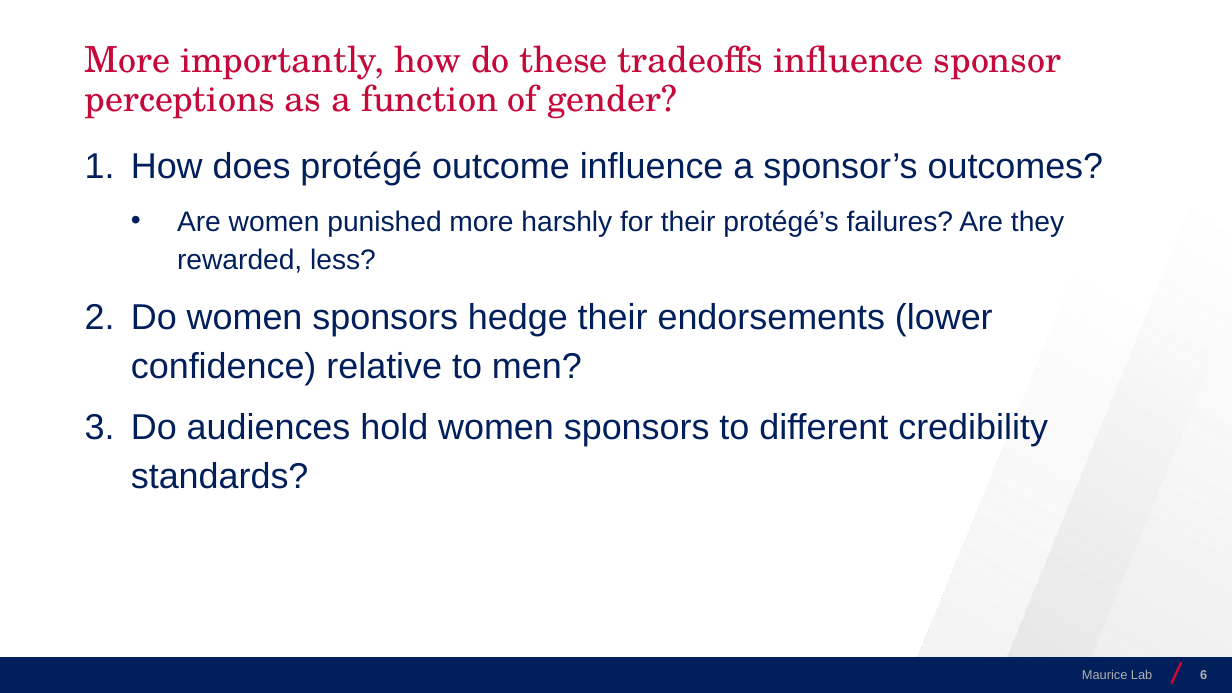
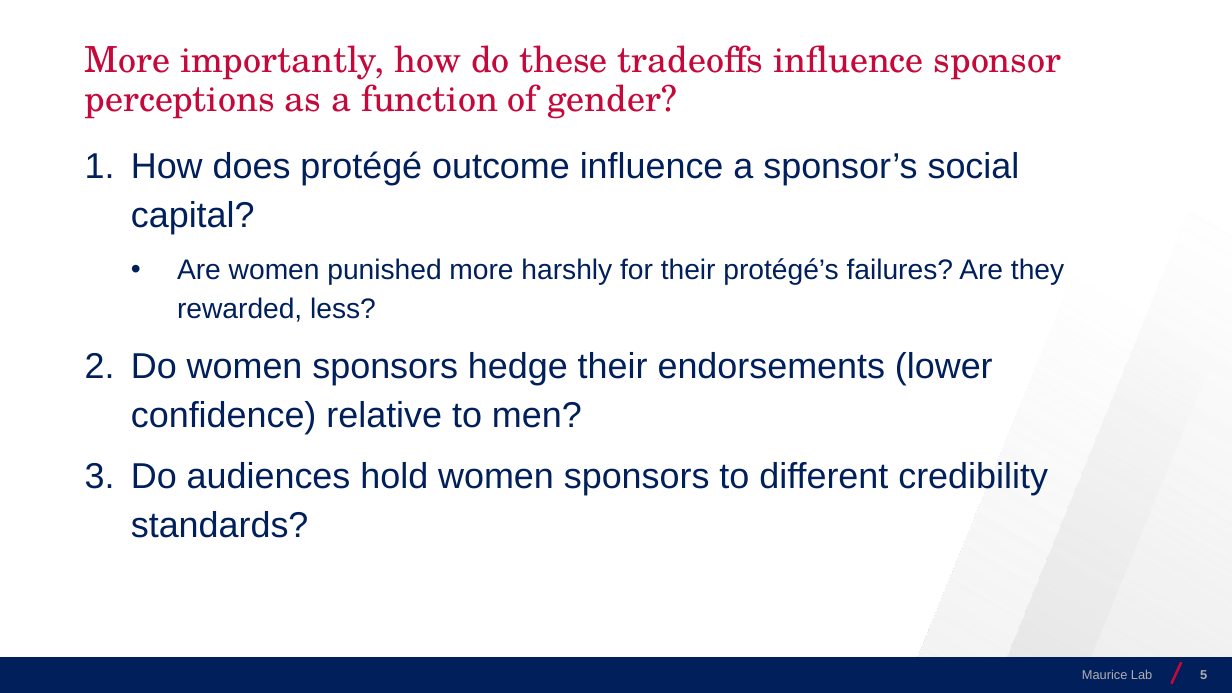
Before and after one commit to josecerv/sponsorship-network, a slide deck: slide 5 of MauriceLab-1113.pptx (slide 6 before the commit). Drawn at 1232x693 pixels with LibreOffice and Linux fonts; fonts in the diff are those of the drawing; background and template pictures are left out. Boxes give left, top, right and bottom in pixels: in the first picture for what was removed or moved away, otherwise in the second. Text is boxed around its words. In the diff, an @@ line names an element or a change of style, - is before the commit and + after.

Commit message:
ppt changes

```diff
--- a/MauriceLab-1113.pptx
+++ b/MauriceLab-1113.pptx
@@ text at (131,151,1020,234): text changed @@
-1. How does protégé outcome influence a sponsor’s outcomes?
+1. How does protégé outcome influence a sponsor’s social capital?
```
Also in this commit, not shown: 26 other slides changed, 2 slides removed.
